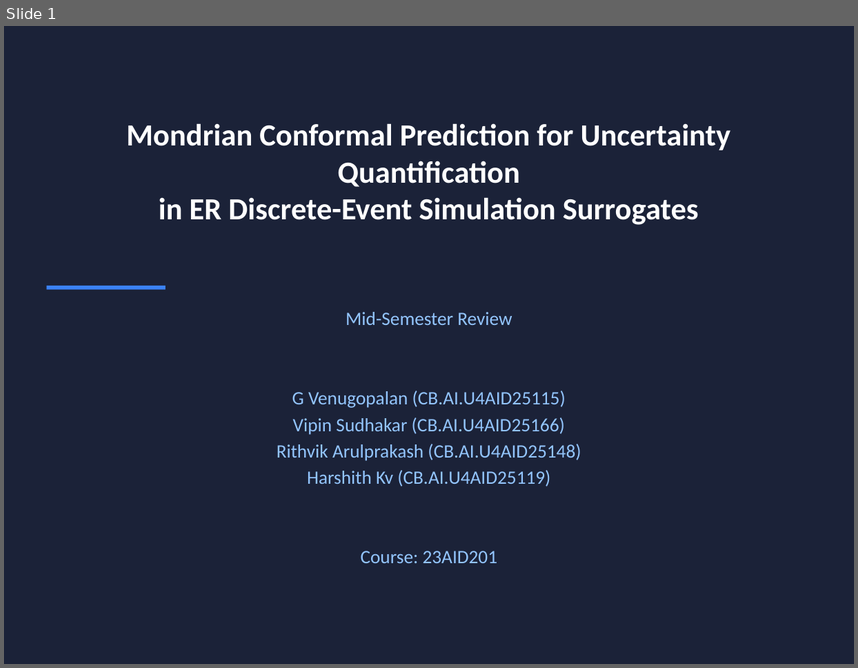
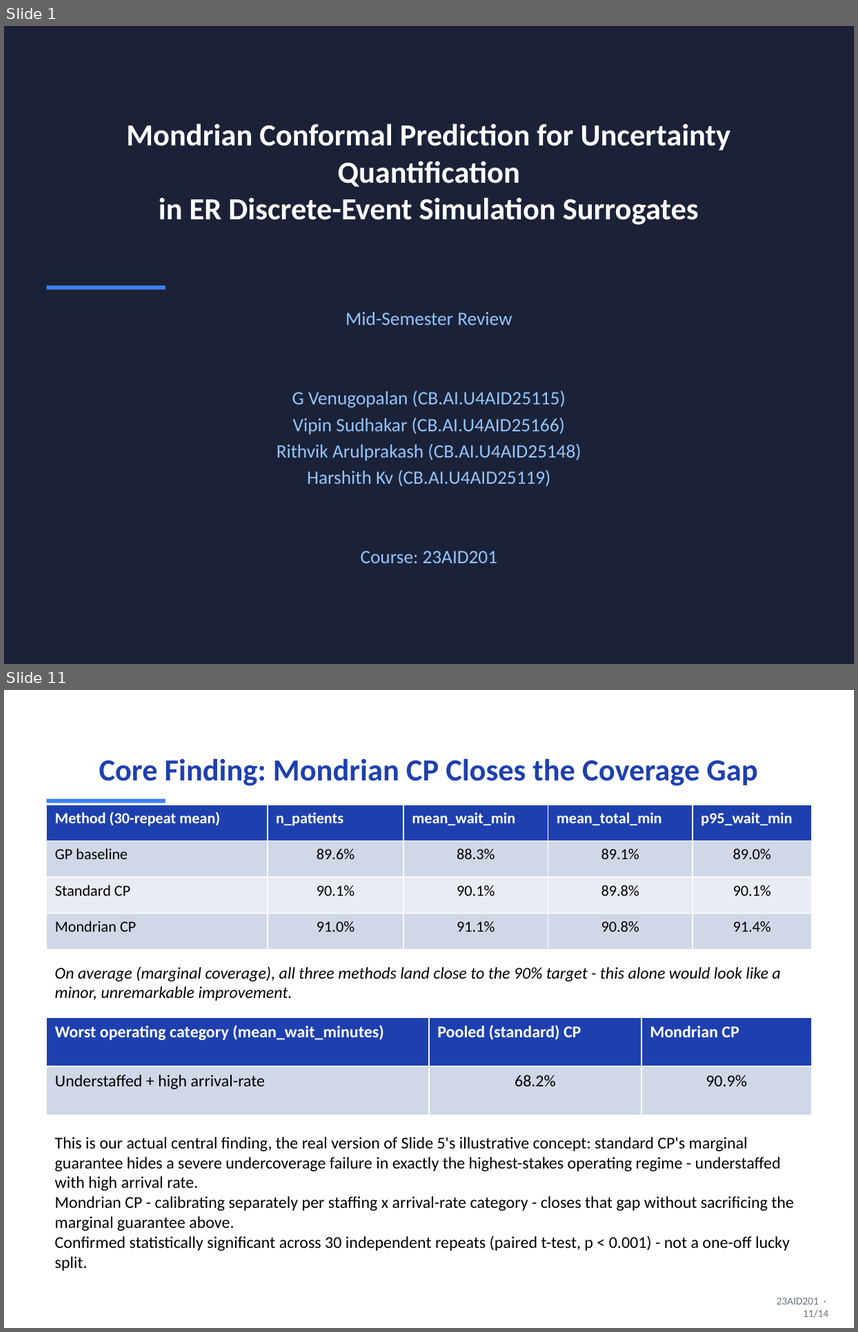
Before and after one commit to DUNE-ODYSSEY/Mondrian-Conformal-Prediction-On-Discrete-Event-Simulation, a slide deck: slides/mid_sem_presentation.pptx. Shown one above the other, each under a label of ours: slide 1 before the commit, slides 1 and 11 after it; the slides between them are not shown. The pictures are 858x668 and 858x1332 pixels, drawn with LibreOffice and Linux fonts; fonts in the diff are those of the drawing. Boxes give left, top, right and bottom in pixels: in the first picture for what was removed or moved away, otherwise in the second. Text is boxed around its words. In the diff, an @@ line names an element or a change of style, - is before the commit and + after.

```diff
--- a/slides/mid_sem_presentation.pptx
+++ b/slides/mid_sem_presentation.pptx
@@ slide 11 added at (4,690,854,1328), background #FFFFFF @@
@@ title added at (99,758,757,786), 26 pt, text #1E40AF, bold @@
+Core Finding: Mondrian CP Closes the Coverage Gap
@@ rectangle added at (47,799,165,803), fill #3B82F6 @@
@@ table added at (47,805,811,949), 4 rows, 5 columns @@
+Method (30-repeat mean) | n_patients | mean_wait_min | mean_total_min | p95_wait_min
+GP baseline | 89.6% | 88.3% | 89.1% | 89.0%
+Standard CP | 90.1% | 90.1% | 89.8% | 90.1%
+Mondrian CP | 91.0% | 91.1% | 90.8% | 91.4%
@@ text added at (55,966,780,1000), 14 pt, text #000000, italic @@
+On average (marginal coverage), all three methods land close to the 90% target - this alone would look like a minor, unremarkable improvement.
@@ table added at (47,1017,811,1115), 2 rows, 3 columns @@
+Worst operating category (mean_wait_minutes) | Pooled (standard) CP | Mondrian CP
+Understaffed + high arrival-rate | 68.2% | 90.9%
@@ text added at (55,1136,794,1270), 14 pt, text #000000 @@
+This is our actual central finding, the real version of Slide 5's illustrative concept: standard CP's marginal guarantee hides a severe undercoverage failure in exactly the highest-stakes operating regime - understaffed with high arrival rate.
+Mondrian CP - calibrating separately per staffing x arrival-rate category - closes that gap without sacrificing the marginal guarantee above.
+Confirmed statistically significant across 30 independent repeats (paired t-test, p < 0.001) - not a one-off lucky split.
@@ text added at (777,1297,829,1317), 9 pt, text #6B7280 @@
+23AID201 · 11/14
```
Also in this commit, not shown: 12 slides changed, 1 other file.
